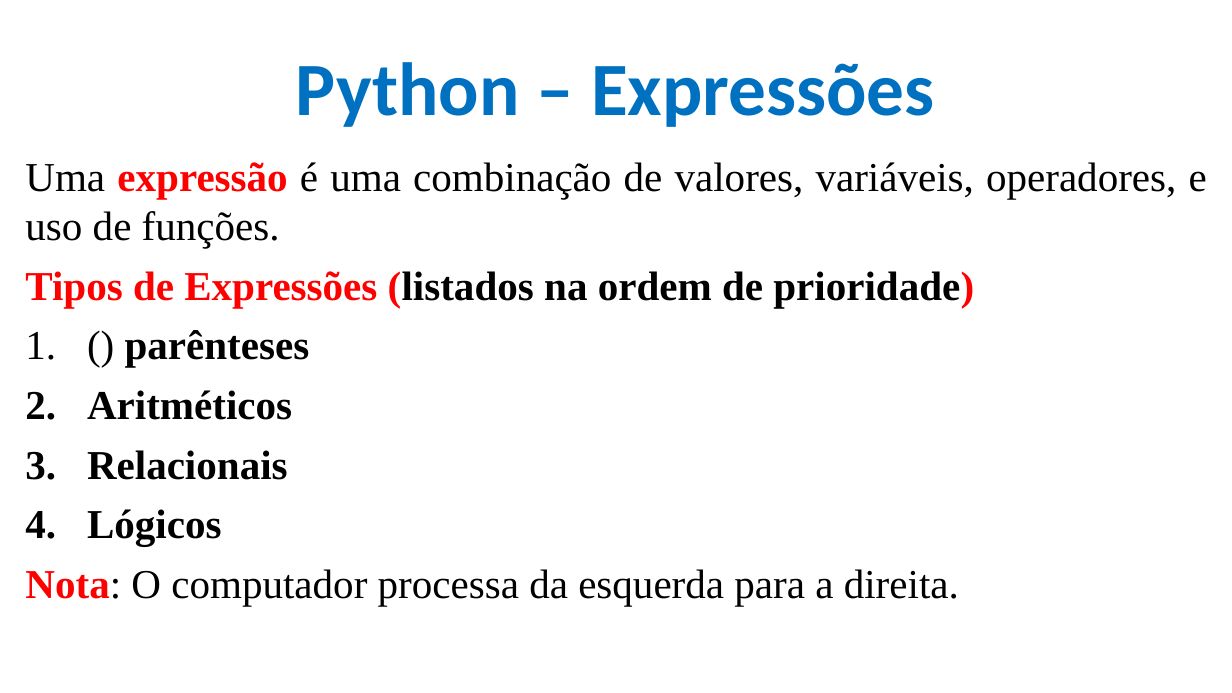
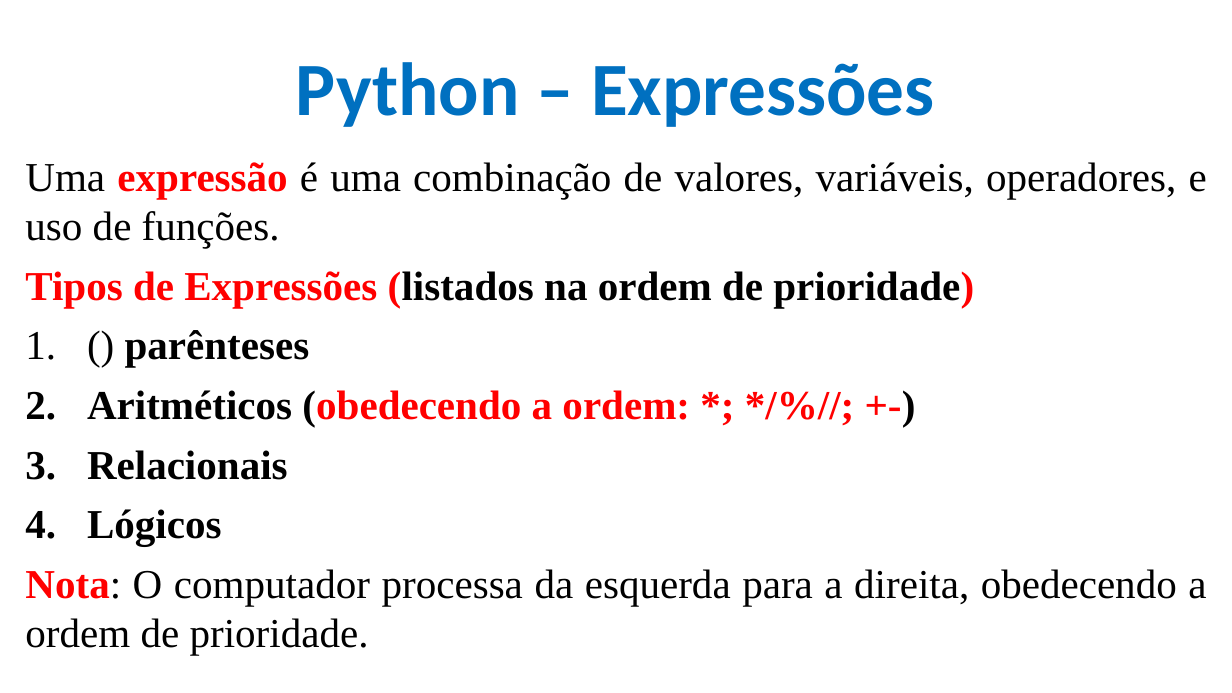
Before and after one commit to CloudEducationBrazil/WydenPythonParadigmas, a slide deck: slide 23 of 01 Classes/Aula 04 05 06 Programação Python.pptx. Drawn at 1232x693 pixels with LibreOffice and Linux fonts; fonts in the diff are those of the drawing; background and template pictures are left out. Boxes give left, top, right and bottom in pixels: in the first picture for what was removed or moved away, otherwise in the second. Text is boxed around its words. In the diff, an @@ line names an element or a change of style, - is before the commit and + after.

```diff
--- a/01 Classes/Aula 04 05 06 Programação Python.pptx
+++ b/01 Classes/Aula 04 05 06 Programação Python.pptx
@@ text at box(87, 390, 690, 427): text changed; text colour #000000 to #FF0000 @@
-2. Aritméticos
+2. Aritméticos (obedecendo a ordem: *; */%//; +-)
@@ text at box(25, 569, 1206, 655): text changed @@
-Nota: O computador processa da esquerda para a direita.
+Nota: O computador processa da esquerda para a direita, obedecendo a ordem de prioridade.
```
Also in this commit, not shown: 15 other slides changed, 2 other files.
